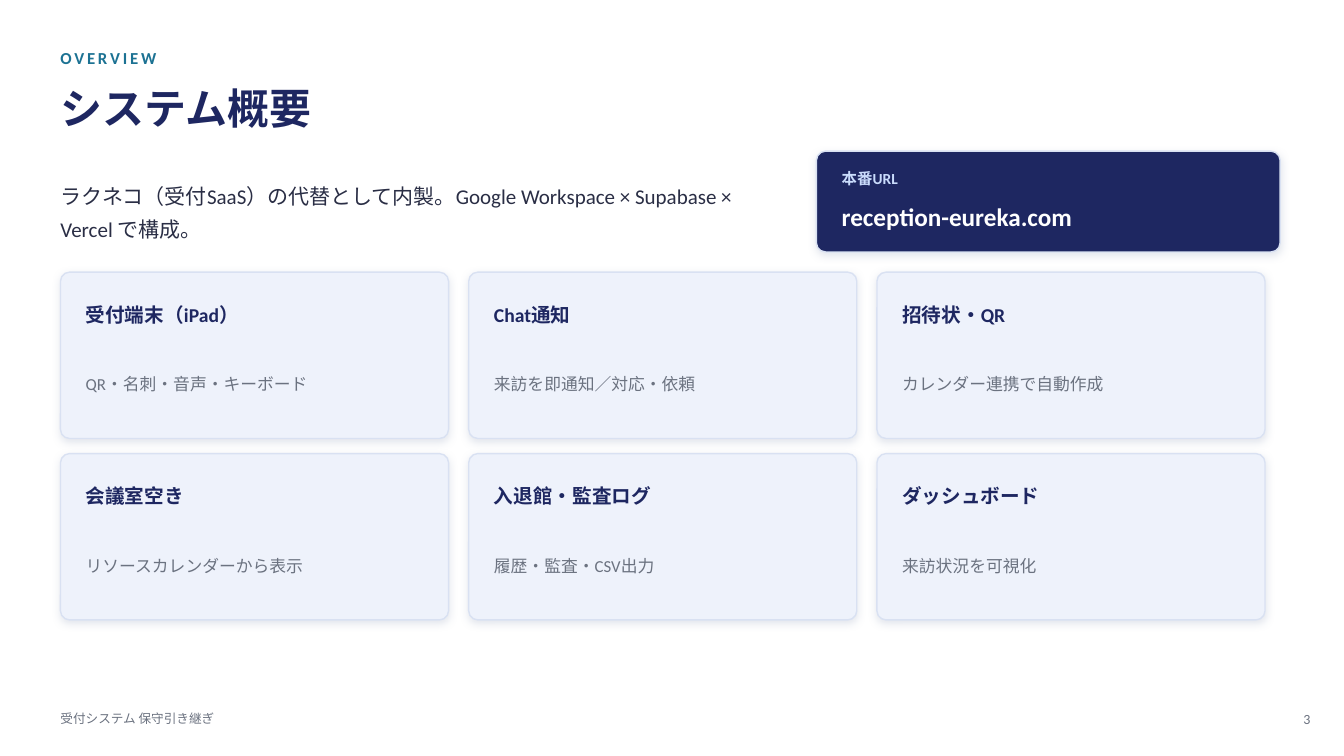
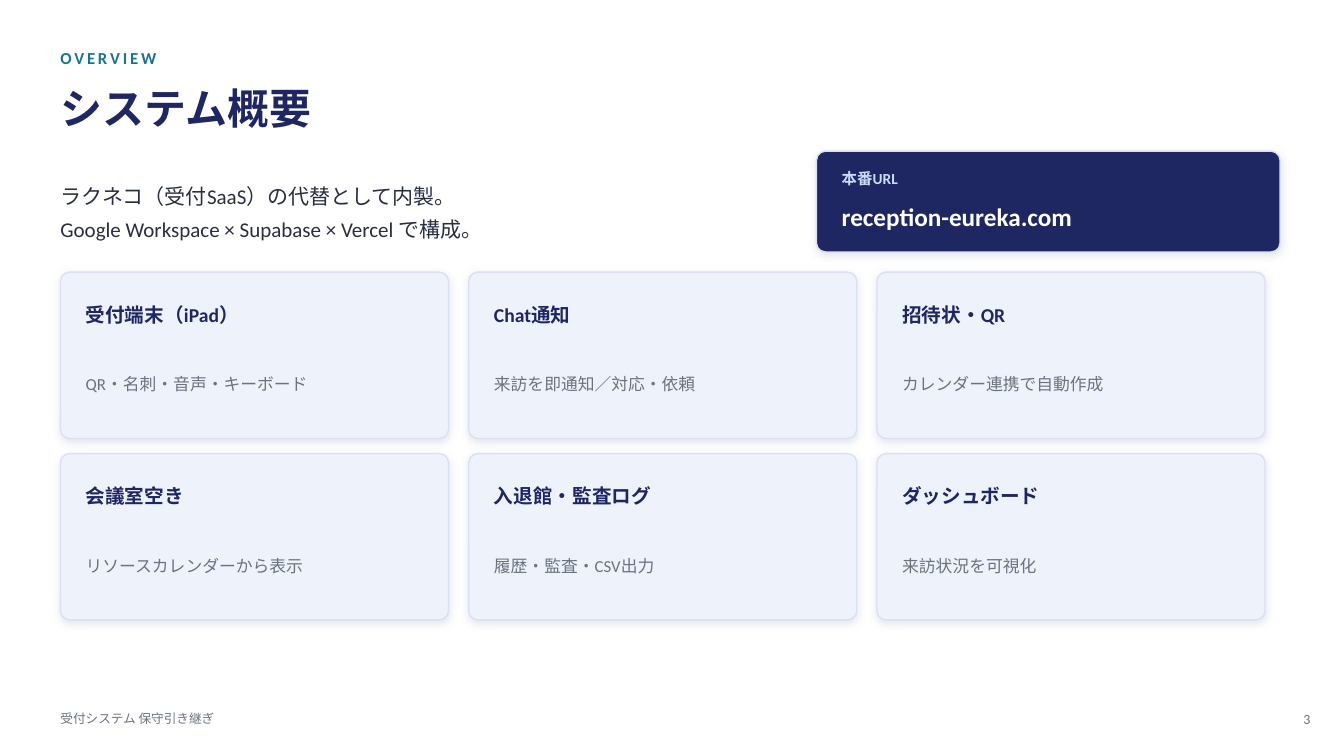
Before and after one commit to viva-eureka/reception-system, a slide deck: slide 3 of docs/受付システム_保守引き継ぎ.pptx. Drawn at 1344x756 pixels with LibreOffice and Linux fonts; fonts in the diff are those of the drawing. Boxes give left, top, right and bottom in pixels: in the first picture for what was removed or moved away, otherwise in the second. Text is boxed around its words. In the diff, an @@ line names an element or a change of style, - is before the commit and + after.

```diff
--- a/docs/受付システム_保守引き継ぎ.pptx
+++ b/docs/受付システム_保守引き継ぎ.pptx
@@ text at [60,186,483,241]: text changed @@
-ラクネコ（受付SaaS）の代替として内製。Google Workspace × Supabase × Vercel で構成。
+ラクネコ（受付SaaS）の代替として内製。
+Google Workspace × Supabase × Vercel で構成。
```
Also in this commit, not shown: 6 other slides changed.
